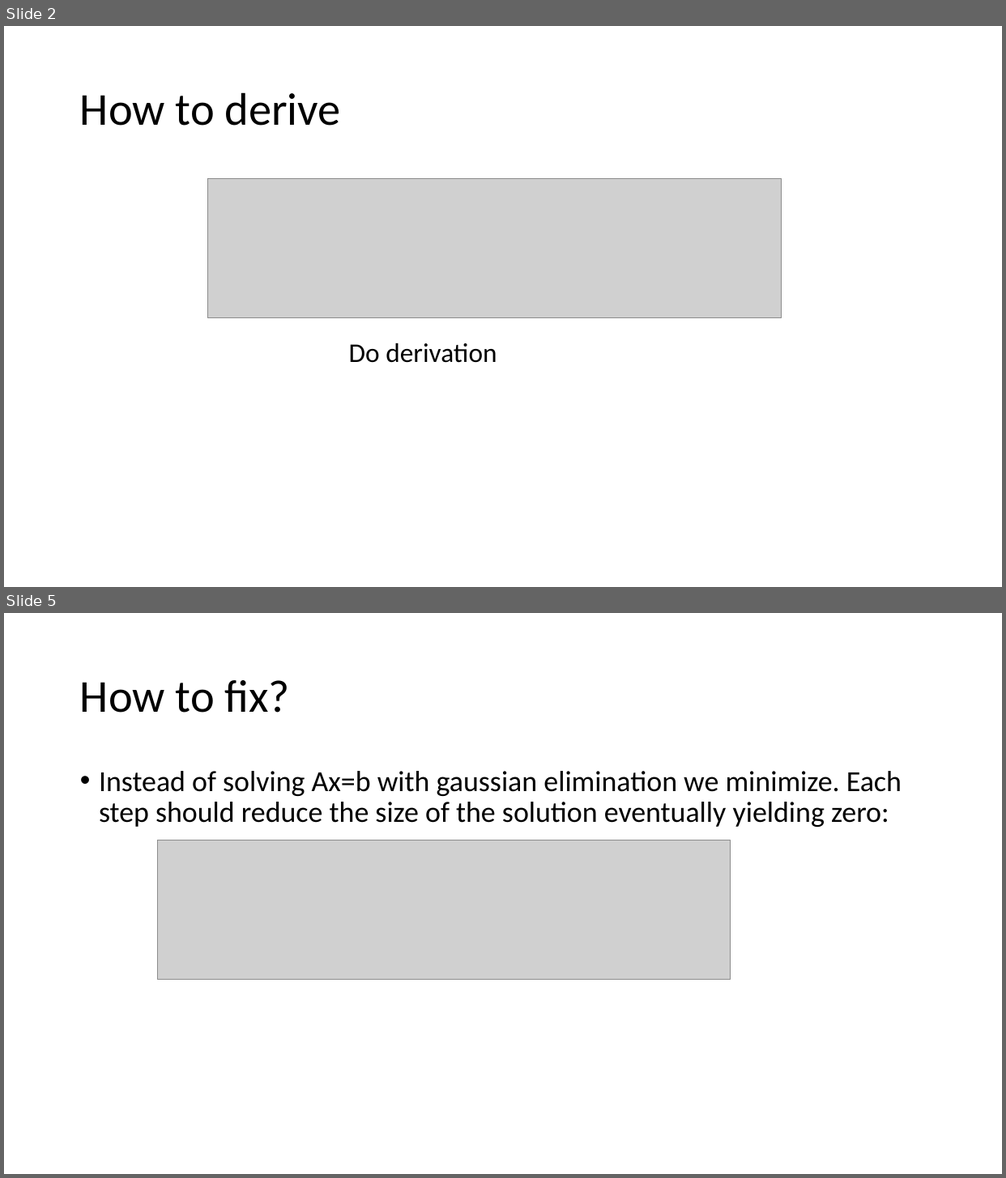
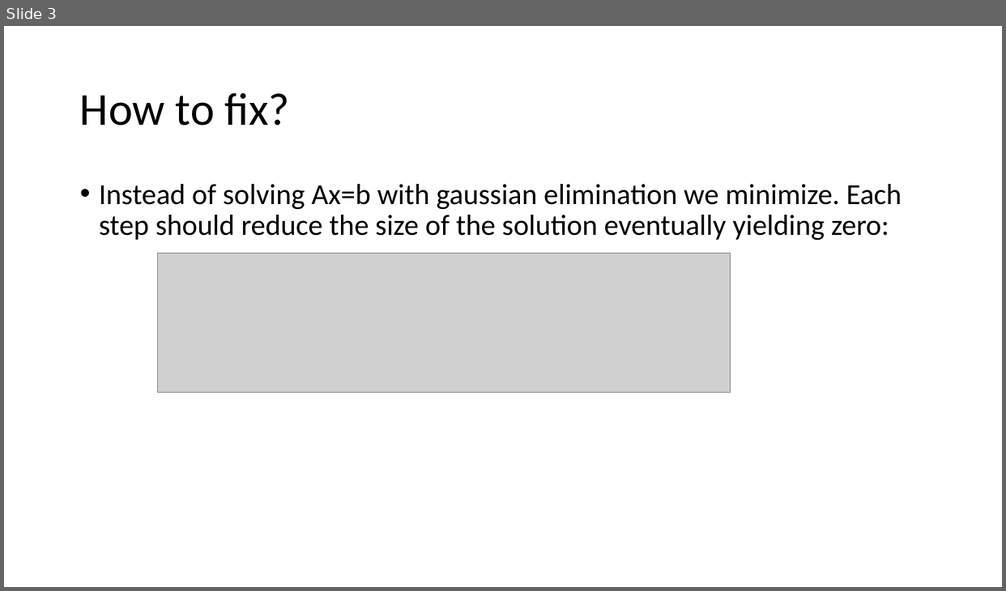
Before and after one commit to grantcurell/science, a slide deck: Linear Algebra/Quadratic Form Minimization.pptx. Shown one above the other, each under a label of ours: slides 2 and 5 before the commit, slide 3 after it; the slides between them are not shown. The pictures are 1006x1178 and 1006x591 pixels, drawn with LibreOffice and Linux fonts; fonts in the diff are those of the drawing; grey boxes stand for pictures. Boxes give left, top, right and bottom in pixels: in the first picture for what was removed or moved away, otherwise in the second. Text is boxed around its words. In the diff, an @@ line names an element or a change of style, - is before the commit and + after.

```diff
--- a/Linear Algebra/Quadratic Form Minimization.pptx
+++ b/Linear Algebra/Quadratic Form Minimization.pptx
@@ slide 2 removed at (4, 26, 1002, 587), background #FFFFFF @@
@@ title removed at (80, 92, 341, 126) @@
-How to derive
@@ picture removed at (207, 179, 781, 318) @@
@@ text removed at (349, 344, 496, 363) @@
-Do derivation
@@ what was slide 5 is now slide 3 @@
```
Also in this commit, not shown: 3 slides changed, 4 slides added.
